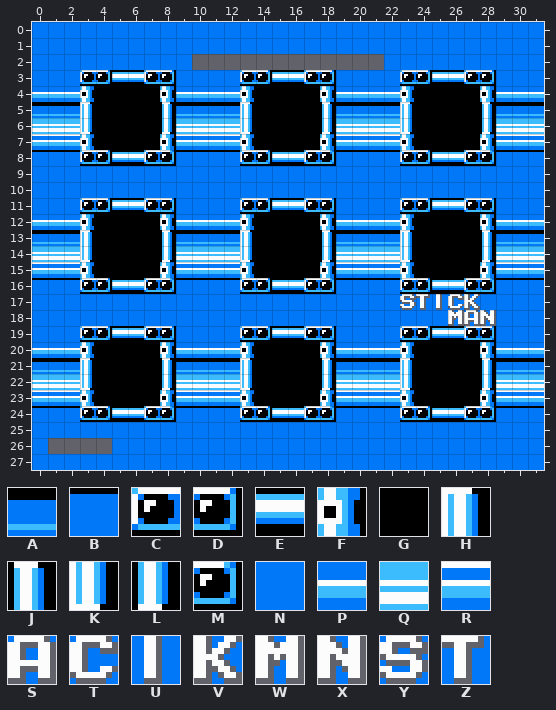
One commit to this Tiled map: assets/states/menus/stageSelect.state.tmx. The first picture shows the starting point.
Cells are 8x8 px. Shown: x 0..31, y 0..27. Tiles whose own drawing changed are shown in their newer look in all pictures.
Key: from "menuTiled": A 22, B 70, C 112, D 113, E 114, F 128, G 129, H 144, J 149, K 160, L 165, M 197; from "menu_tiled": N 3, P 6, Q 38, R 54, S 209, T 211, U 217, V 219, W 221, X 222, Y 227, Z 228.
_ is an empty cell.
Layer "bg" before, first column x 0:
 0 NNNNNNNNNNNNNNNNNNNNNNNNNNNNNNNN
 1 NNNNNNNNNNNNNNNNNNNNNNNNNNNNNNNN
 2 NNNNNNNNNN____________NNNNNNNNNN
 3 NNNCDEECDNNNNCDEECDNNNNCDEECDNNN
 4 PPPFGGGGFPPPPFGGGGFPPPPFGGGGFPPP
 5 AAAHGGGGJAAAAHGGGGJAAAAHGGGGJAAA
 6 QQQKGGGGLQQQQKGGGGLQQQQKGGGGLQQQ
 7 RRRFGGGGFRRRRFGGGGFRRRRFGGGGFRRR
 8 BBBCDEECMBBBBCDEECMBBBBCDEECMBBB
 9 NNNNNNNNNNNNNNNNNNNNNNNNNNNNNNNN
10 NNNNNNNNNNNNNNNNNNNNNNNNNNNNNNNN
11 NNNCDEECDNNNNCDEECDNNNNCDEECDNNN
12 PPPFGGGGFPPPPFGGGGFPPPPFGGGGFPPP
13 AAAHGGGGJAAAAHGGGGJAAAAHGGGGJAAA
14 QQQKGGGGLQQQQKGGGGLQQQQKGGGGLQQQ
15 RRRFGGGGFRRRRFGGGGFRRRRFGGGGFRRR
16 BBBCDEECMBBBBCDEECMBBBBCDEECMBBB
17 NNNNNNNNNNNNNNNNNNNNNNNYZUTVNNNN
18 NNNNNNNNNNNNNNNNNNNNNNNNNNWSXNNN
19 NNNCDEECDNNNNCDEECDNNNNCDEECDNNN
20 PPPFGGGGFPPPPFGGGGFPPPPFGGGGFPPP
21 AAAHGGGGJAAAAHGGGGJAAAAHGGGGJAAA
22 QQQKGGGGLQQQQKGGGGLQQQQKGGGGLQQQ
23 RRRFGGGGFRRRRFGGGGFRRRRFGGGGFRRR
24 BBBCDEECMBBBBCDEECMBBBBCDEECMBBB
25 NNNNNNNNNNNNNNNNNNNNNNNNNNNNNNNN
26 N____NNNNNNNNNNNNNNNNNNNNNNNNNNN
27 NNNNNNNNNNNNNNNNNNNNNNNNNNNNNNNN
And afterwards:
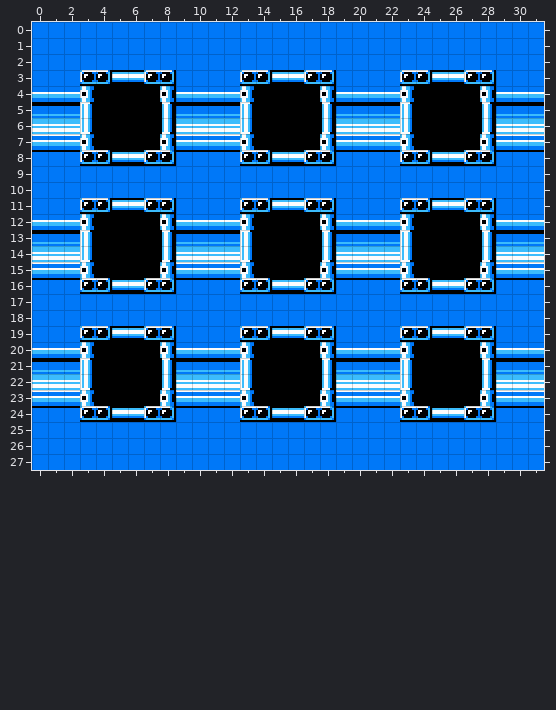
Difference:
Layer "bg":
Tile N replaces tile S in row 18 at x 27.
Tile N replaces tile T in row 17 at x 26.
Tile N replaces tile U in row 17 at x 25.
Tile N replaces tile V in row 17 at x 27.
Tile N replaces tile W in row 18 at x 26.
Tile N replaces tile X in row 18 at x 28.
Tile N replaces tile Y in row 17 at x 23.
Tile N replaces tile Z in row 17 at x 24.
Tile N is added in row 2 at x 10 to 21; in row 26 at x 1 to 4.
